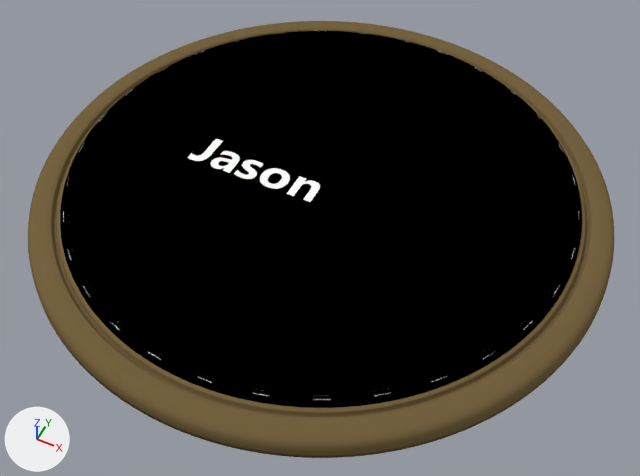
The Blender file plaque.blend: old version first, new version second.
The view is the same before and after, from a 50 mm camera at (2.05, -3.92, 4.11) aimed at (0.2, -0.23, -0.5). Lighting does not change. The marker at lower left points along +X, +Y and +Z.

Before the edit, the objects in view are built like this:
```python
me_cylinder_001 = bpy.data.meshes.new('Cylinder.001')
me_cylinder_001.from_pydata(...)  # 384 vertices, 324 faces; spans x -2.02..2.02, y -2.02..2.02, z -2.02..-1.02
# faces by material slot: [162, 162]
me_cylinder_001.materials.append(mat_doesntmatter_002)  # its picture is missing
me_cylinder_001.materials.append(mat_wood)  # its picture is missing
ob_plaque = bpy.data.objects.new('Plaque', me_cylinder_001)
ob_plaque.location = (0.095, 0.0, 0.0)
ob_plaque.scale = (1.0, 1.0, 0.184)
_m = ob_plaque.modifiers.new('Subsurf', 'SUBSURF')
_m.levels = 4
```
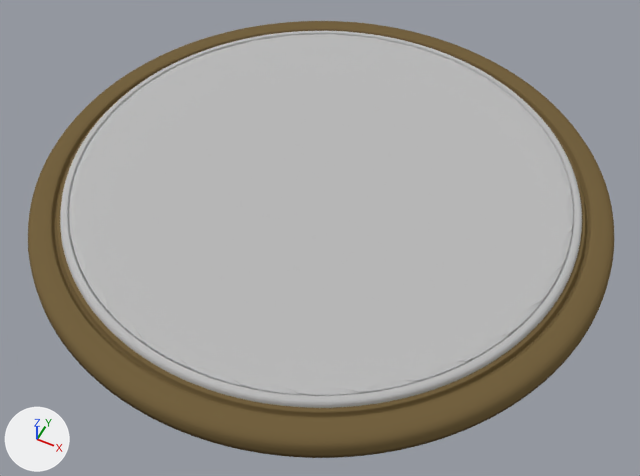
What differs and where, as boxes (x1, y1, x2, y2) in the pictures (640 x 476 px):
part 1 of me_cylinder_001, recoloured: (60, 31, 582, 408) in both

The change, as a diff of the scene's bpy script:
```diff
--- a/plaque.blend.py
+++ b/plaque.blend.py
@@ mat_doesntmatter_004 @@
+mat_doesntmatter_004 = diffuse_material('DoesntMatter.004')
+mat_doesntmatter_004.base_color = (0.5, 0.5, 0.5)  # grey #bcbcbc
@@ me_cylinder_001 @@
 me_cylinder_001.from_pydata(...)  # 384 vertices, 324 faces; spans x -2.02..2.02, y -2.02..2.02, z -2.02..-1.02
 # used by ob_plaque; location = (0.095, 0.0, 0.0); scale = (1.0, 1.0, 0.184)
+# me_cylinder_001 part 1: all 162 faces that had it switch from mat_doesntmatter_002 (its picture is missing) to mat_doesntmatter_004 (grey #bcbcbc)
 me_cylinder_001.materials.append(mat_wood)
```
